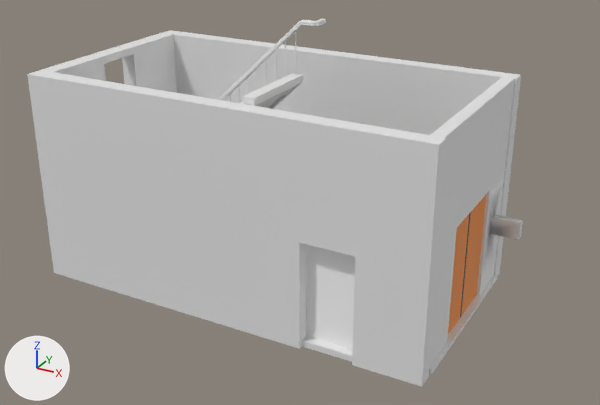
The FBX model Assets/Meshes/entryway.fbx, before and after one commit.
Camera for both pictures: a camera (50 mm lens) standing at (7.16, -12.43, 6.51) and looking at (0.53, -0.38, 0.48). The axes (+X, +Y, +Z) are drawn at lower left. The lights are the same throughout. Where no turn or scale is listed for an object, it has been applied to the vertices. Vertices at the same position are counted once.

Names of what the first picture shows: 'Cube.022', 'door_2_threshold.001', 'door_right', 'elevator_door_left', 'elevator_door_left.001', 'handrail copy', 'planes.002', 'staits copy', 'wall', 'wall.001', 'wall.002'.
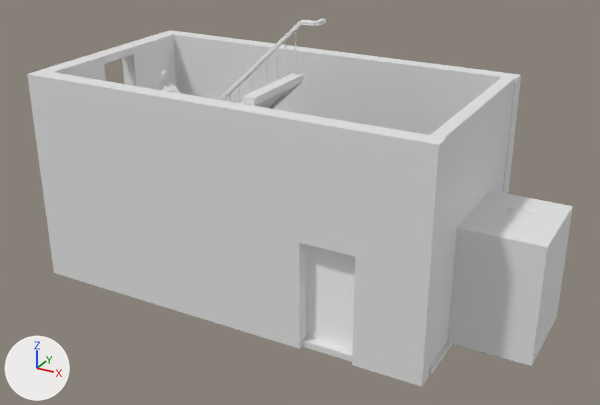
What differs and where, as boxes [x1, y1, x2, y2] in the pictures (600 x 405 px):
'elevator', added: after [447, 190, 573, 366]
'Human_BaseMesh', added: after [161, 70, 180, 93]
part 1 of me_cube_016, deleted: before [490, 214, 523, 240]
'elevator_door_left', unchanged, covered by the edit: before [461, 195, 486, 316]
'elevator_door_left.001', unchanged, covered by the edit: before [448, 214, 469, 334]

Diff of the bpy script that builds the scene:
```diff
--- a/Assets/Meshes/entryway.fbx.py
+++ b/Assets/Meshes/entryway.fbx.py
@@ me_cube_016 @@
 me_cube_016.from_pydata(...)  # 31 vertices, 43 faces; spans x -0.11..0.63, y -1.78..1.78, z -1.97..1.95
 # used by ob_cube_022; location = (3.51, -0.03, 0.72)
 # verts and faces of me_cube_016; kept vertices keep their numbers, new ones are numbered from 31
 # before: 16 (0.11, 1.33, -0.46) at pixel (494, 214), 18 (0.11, 1.33, -0.79), 20 (0.11, 1.18, -0.46) at pixel (491, 217), 23 (0.11, 1.18, -0.79) at pixel (489, 233), 27 (0.63, 1.33, -0.46) at pixel (522, 220)
 # before: 28 (0.63, 1.33, -0.79) at pixel (520, 236), 29 (0.63, 1.18, -0.46) at pixel (520, 223), 30 (0.63, 1.18, -0.79) at pixel (518, 240)
+# me_cube_016 part 1
+delete_vertices([*range(27, 31)])  # with the faces that use them
@@ me_cube_018 @@
+me_cube_018.from_pydata(...)  # 32 vertices, 27 faces; spans x -0.69..0.72, y -0.86..0.86, z -1.08..1.07
@@ me_mesh_001_1_1 @@
+me_mesh_001_1_1.from_pydata(...)  # 450 vertices, 427 faces; spans x 0.0..0.63, y -0.15..0.14, z -0.01..1.62
+me_mesh_001_1_1.materials.append(mat_material)  # white #e7e7e7
@@ ob_elevator @@
+ob_elevator = bpy.data.objects.new('elevator', me_cube_018)
+ob_elevator.location = (4.3, -0.02, -0.17)
@@ ob_human_basemesh @@
+ob_human_basemesh = bpy.data.objects.new('Human_BaseMesh', me_mesh_001_1_1)
+ob_human_basemesh.location = (-2.63, 0.0, 0.82)
```
